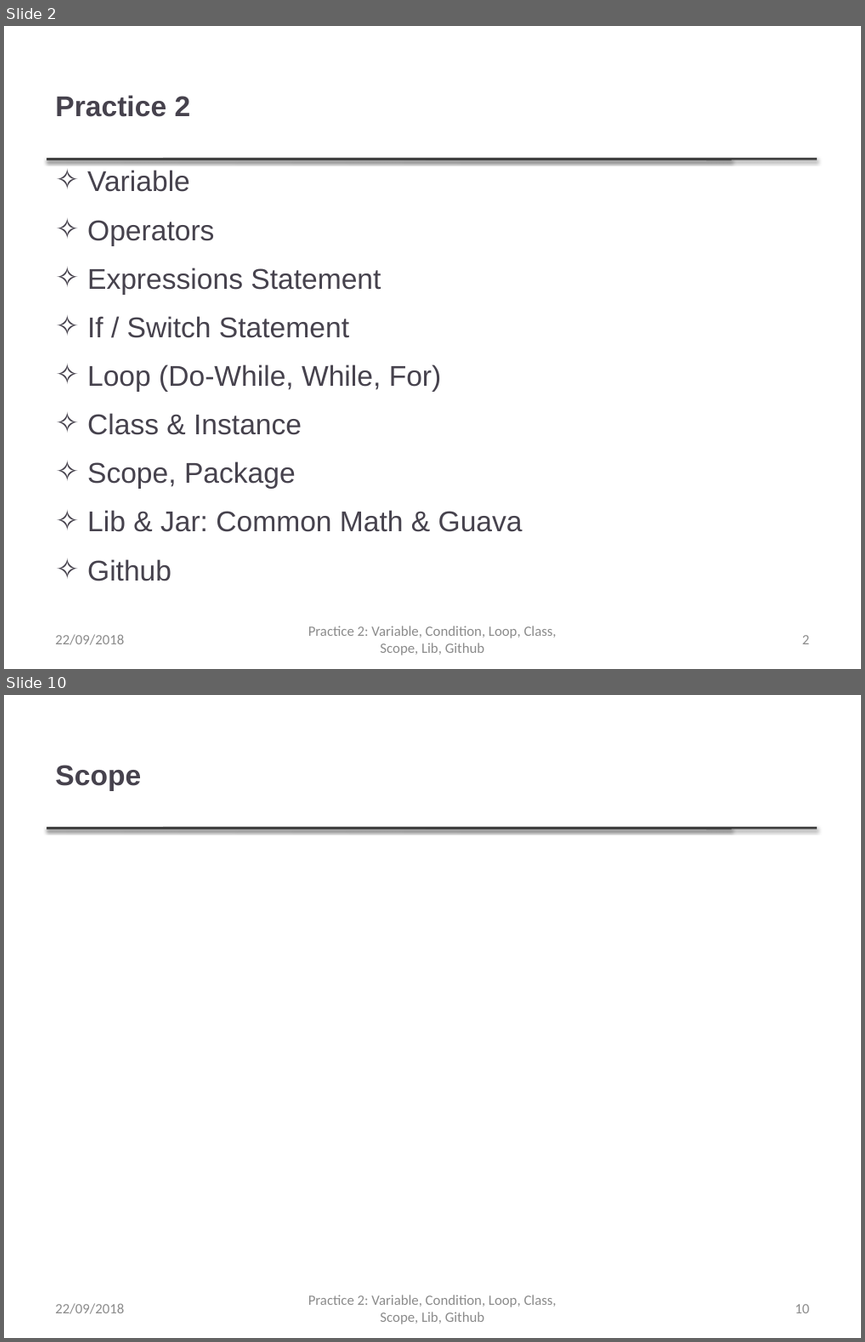
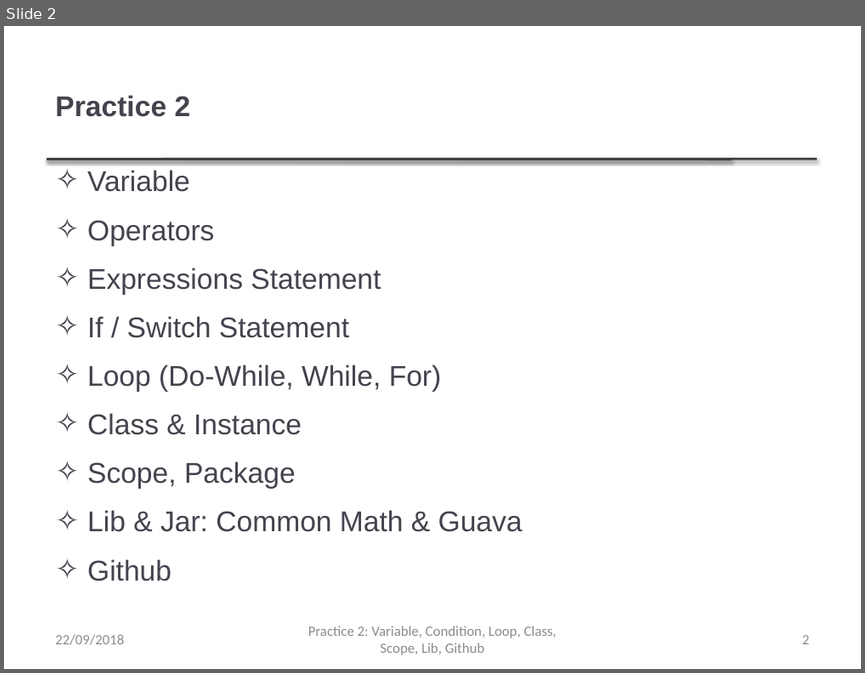
Before and after one commit to thanqminh/thanqminh.github.io, a slide deck: courses/oopjava/practice2.pptx. Shown one above the other, each under a label of ours: slides 2 and 10 before the commit, slide 2 after it; the slides between them are not shown. The pictures are 865x1342 and 865x673 pixels, drawn with LibreOffice and Linux fonts; fonts in the diff are those of the drawing. Boxes give left, top, right and bottom in pixels: in the first picture for what was removed or moved away, otherwise in the second. Text is boxed around its words. In the diff, an @@ line names an element or a change of style, - is before the commit and + after.

```diff
--- a/courses/oopjava/practice2.pptx
+++ b/courses/oopjava/practice2.pptx
@@ slide 10 removed at [4, 695, 861, 1338], background #FFFFFF; not listed: 2 template elements that a slide beside it also shows @@
@@ title removed at [55, 765, 141, 791] @@
-Scope
@@ text removed at [55, 1303, 124, 1314] @@
-22/09/2018
@@ text removed at [308, 1294, 556, 1324] @@
-Practice 2: Variable, Condition, Loop, Class, Scope, Lib, Github
@@ page number removed at [794, 1304, 809, 1313] @@
-10
```
Also in this commit, not shown: 8 slides changed, 1 other slide removed, 2 other files.
